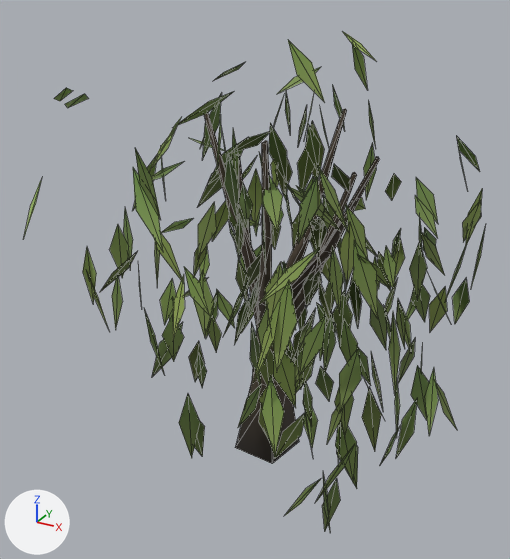
The glTF model public/ark/assets/v1/trees/willow-b.lod2.glb, before and after one commit.
The view is the same before and after, from a 50 mm lens placed at (4.25, -8.11, 6.7), pointed at (0.25, -0.84, 3.06). Lighting does not change. The marker at lower left points along +X, +Y and +Z. The older version comes first. Mesh edges are drawn as thin lines.
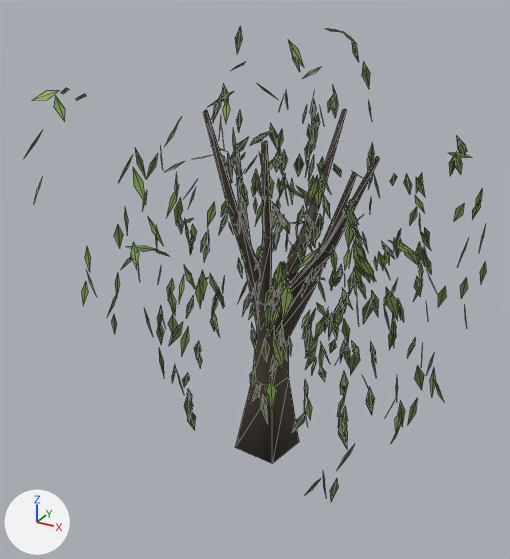
Boxes [x1, y1, x2, y2] around the edits, measured in the pictures (510 x 559 px):
'Mesh_0', reshaped: before [23, 32, 485, 531]; after [26, 27, 486, 502]
part 1 of me_mesh_0, cut back: before [23, 32, 485, 531]; after [26, 27, 486, 502]
part 2 of me_mesh_0, recoloured: before [100, 48, 481, 488]; after [121, 48, 481, 449]

Diff of the bpy script that builds the scene:
```diff
--- a/public/ark/assets/v1/trees/willow-b.lod2.glb.py
+++ b/public/ark/assets/v1/trees/willow-b.lod2.glb.py
@@ me_mesh_0 @@
 # used by ob_mesh_0; location = (0.0, 0.0, 0.0)
-me_mesh_0.from_pydata(...)  # 1035 vertices, 599 faces; spans x -1.64..3.04, y -3.32..2.09, z -0.1..5.97
+me_mesh_0.from_pydata(...)  # 1835 vertices, 999 faces; spans x -1.53..2.98, y -3.27..1.91, z -0.1..6.11
+# me_mesh_0 part 1: 715 vertices moved from x -1.64..3.04, y -3.32..2.09, z -0.02..5.78 to x -1.53..2.91, y -3.24..1.91, z 0.48..5.87; 2 vertices removed from x 0.77..0.8, y -2.1..-1.86, z 3.24..3.27; 802 vertices added at x -1.23..2.98, y -3.27..1.73, z 1.23..6.11
+# me_mesh_0 part 2: 249 kept faces spanning x -1.46..2.9, y -3.17..1.91, z 1.18..5.97 get new vertex colours; the middle colour goes from green #6f8445 to green #6d8244
 me_mesh_0.materials.append(mat_ark_vertex_colour)
```
